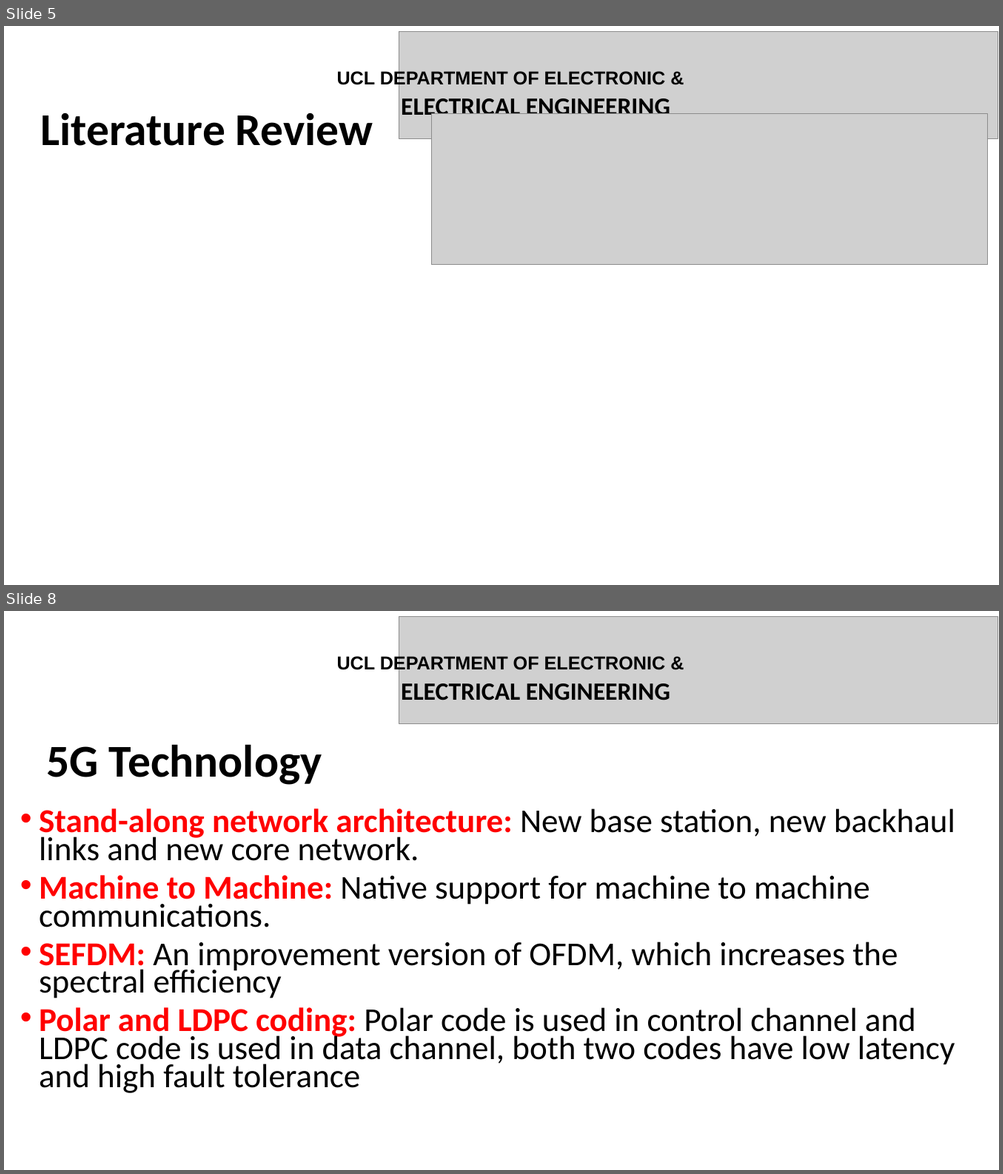
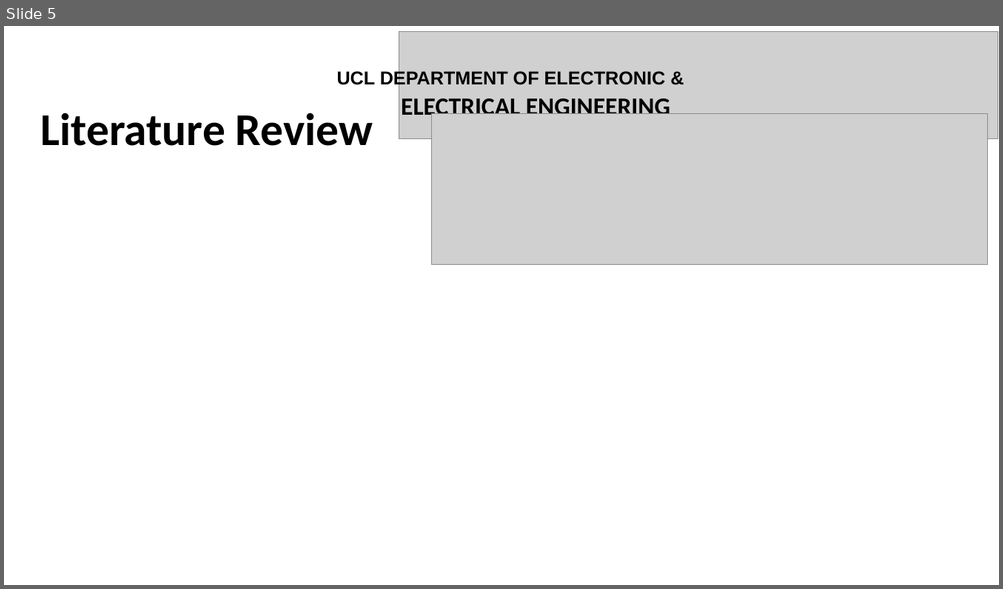
Before and after one commit to JinhaoWu/Msc-Project, a slide deck: presentation.pptx. Shown one above the other, each under a label of ours: slides 5 and 8 before the commit, slide 5 after it; the slides between them are not shown. The pictures are 1003x1174 and 1003x589 pixels, drawn with LibreOffice and Linux fonts; fonts in the diff are those of the drawing; grey boxes stand for pictures. Boxes give left, top, right and bottom in pixels: in the first picture for what was removed or moved away, otherwise in the second. Text is boxed around its words. In the diff, an @@ line names an element or a change of style, - is before the commit and + after.

```diff
--- a/presentation.pptx
+++ b/presentation.pptx
@@ slide 8 removed at [4, 611, 999, 1170], background #FFFFFF @@
@@ picture removed at [398, 617, 998, 723] @@
@@ text removed at [337, 654, 670, 701] @@
-UCL DEPARTMENT OF ELECTRONIC &
-ELECTRICAL ENGINEERING
@@ title removed at [47, 744, 322, 785] @@
-5G Technology
@@ text removed at [39, 809, 955, 1093] @@
-• Stand-along network architecture: New base station, new backhaul links and new core network.
-• Machine to Machine: Native support for machine to machine communications.
-• SEFDM: An improvement version of OFDM, which increases the spectral efficiency
-• Polar and LDPC coding: Polar code is used in control channel and LDPC code is used in data channel, both two codes have low latency and high fault tolerance
```
Also in this commit, not shown: 2 slides changed, 6 slides added, 5 other slides removed, 1 other file.
